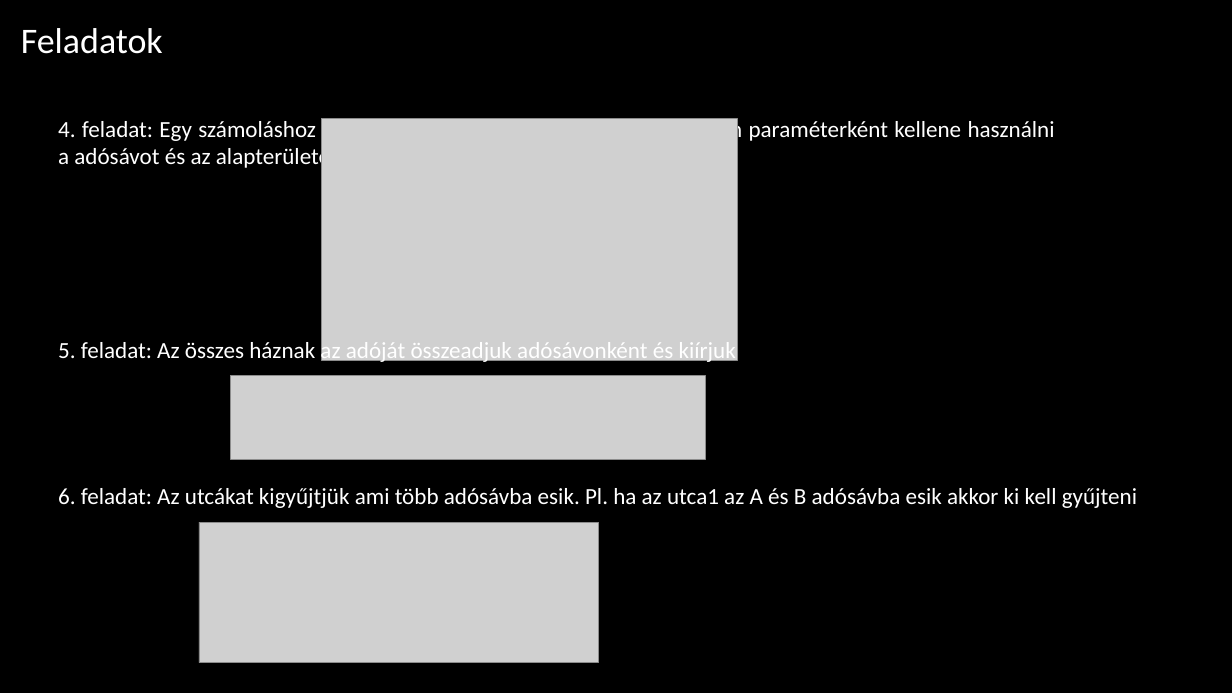
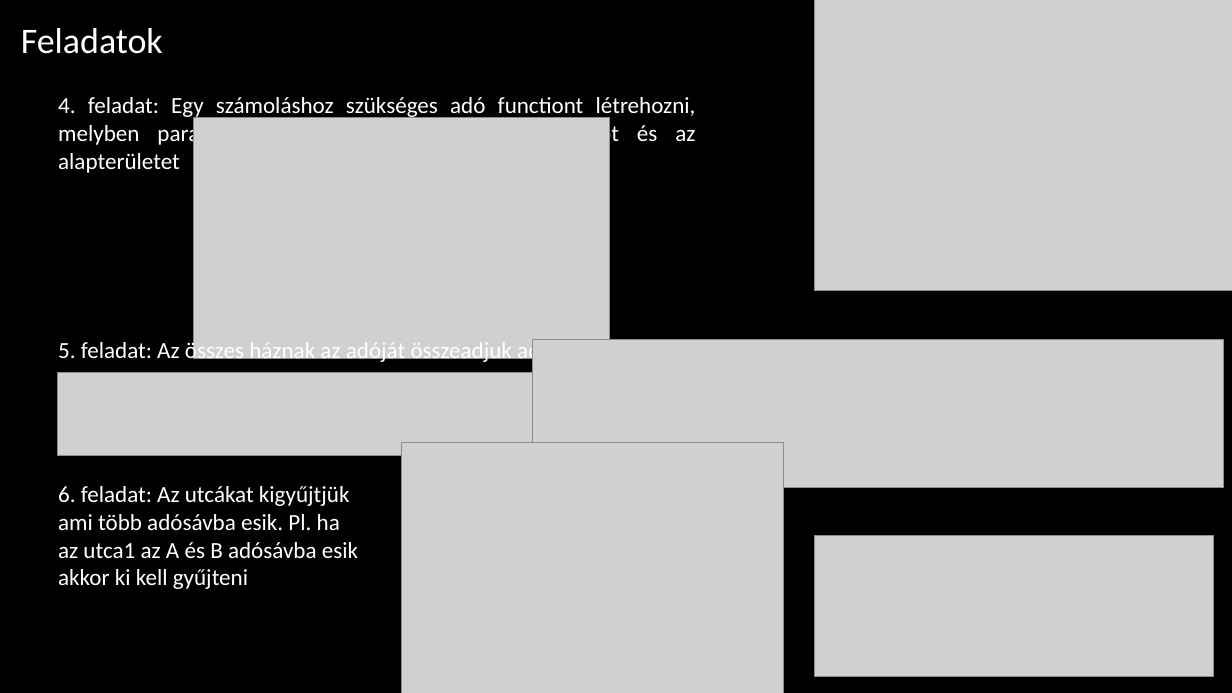
Before and after one commit to Geher-Marcell/Proj1-Epitmenyado-10A_B, a slide deck: slide 4 of BEMUTATÓ.pptx. Drawn at 1232x693 pixels with LibreOffice and Linux fonts; fonts in the diff are those of the drawing; grey boxes stand for pictures; background and template pictures are left out. Boxes give left, top, right and bottom in pixels: in the first picture for what was removed or moved away, otherwise in the second. Text is boxed around its words. In the diff, an @@ line names an element or a change of style, - is before the commit and + after.

```diff
--- a/BEMUTATÓ.pptx
+++ b/BEMUTATÓ.pptx
@@ picture added at box(814, 0, 1232, 291) @@
@@ text "4. feladat: Egy számoláshoz szükséges ..." rewrapped from box(58, 117, 1055, 171) to box(58, 97, 696, 173) @@
@@ picture: place and size @@
-picture at box(322, 119, 738, 360)
+picture at box(193, 117, 609, 359)
@@ picture added at box(532, 340, 1224, 488) @@
@@ picture: place and size @@
-picture at box(231, 376, 705, 459)
+picture at box(57, 372, 531, 456)
@@ picture added at box(401, 443, 784, 693) @@
@@ text "6. feladat: Az utcákat kigyűjtjük ..." rewrapped from box(58, 488, 1137, 508) to box(58, 486, 358, 589) @@
@@ picture: place and size @@
-picture at box(199, 522, 598, 663)
+picture at box(814, 536, 1214, 677)
```
Also in this commit, not shown: 1 other slide changed.
